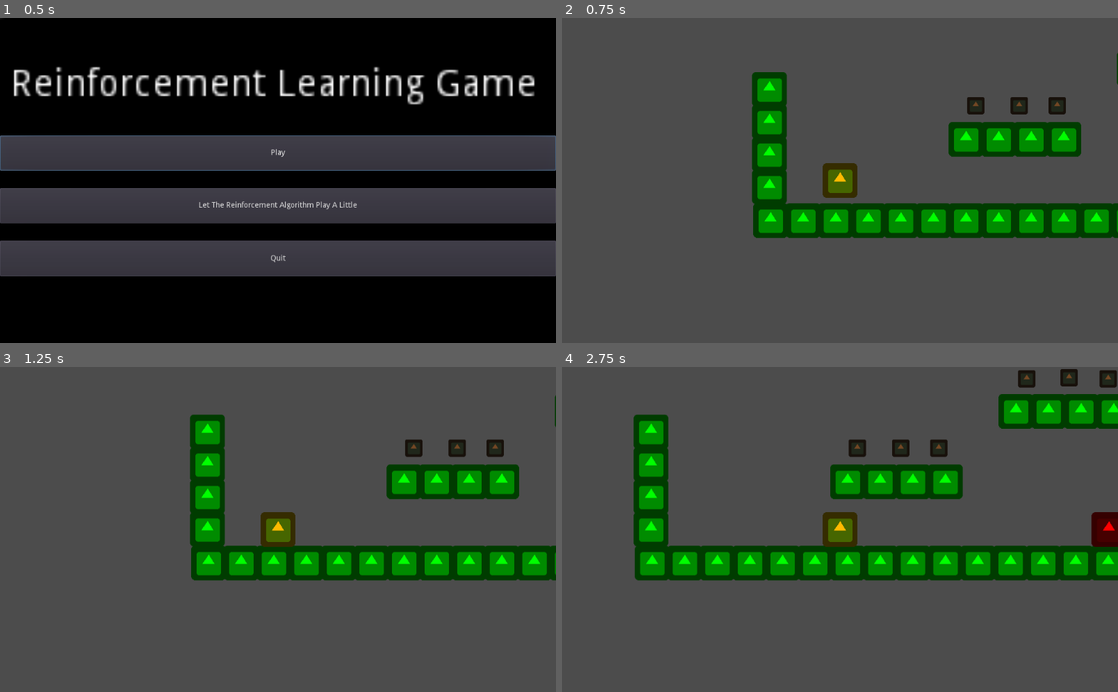
Above: before the commit, frames 1-4 (two rows, left to right).
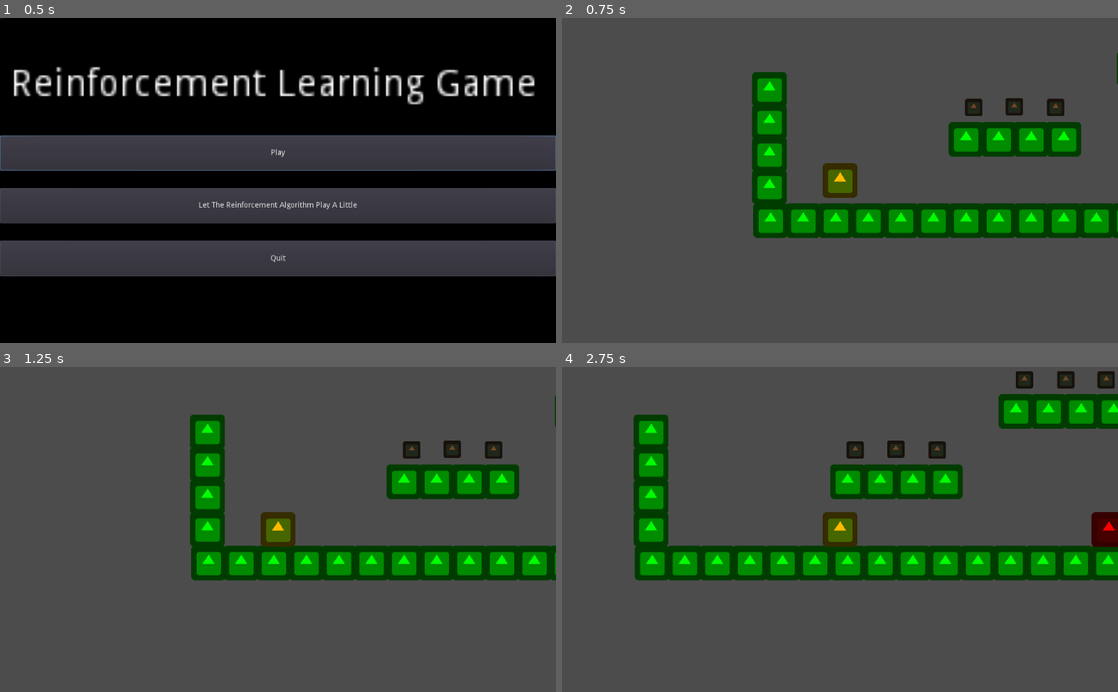
Above: after the commit, the same moments.

Repository: austinirvine/KUML-ReinforcementLearning
Game: Godot game, scene res://Title Screen.tscn
Same seed, same stepped clock (60 frames per second), same inputs: the game is played once before the commit and once after it. The engine's default icon, where the game draws it, is replaced by a stand-in: a white triangle on a blue panel in a dark square.
Inputs:
- Up to frame 1 (0.5 s): no input
- Up to frame 2 (0.75 s): click "Play" at 0.5 s
- Up to frame 3 (1.25 s): no input
- Up to frame 4 (2.75 s): tap Enter at 1.25 s; hold D from 1.28 s (still down); tap Shift at 1.35, 2.1 s; tap Space at 1.52, 2.27 s

Frame 1 is identical in both runs. In frame 2, 0.3% of the frame differs, in the area x 72-91%, y 24-31%; in frame 3, 0.3%; in frame 4, 0.6%, in the area x 51-100%, y 0-29%.

Commit message:
Add Book Spawns

Diff:
--- a/Rein-Forest/Game.tscn
+++ b/Rein-Forest/Game.tscn
@@ -2,7 +2,7 @@
 
 [ext_resource path="res://Game.gd" type="Script" id=1]
 [ext_resource path="res://scenes/environment/block.tscn" type="PackedScene" id=2]
-[ext_resource path="res://Book.tscn" type="PackedScene" id=3]
+[ext_resource path="res://BookSpawn.tscn" type="PackedScene" id=3]
 [ext_resource path="res://libraryDesk.tscn" type="PackedScene" id=4]
 [ext_resource path="res://Spawn.tscn" type="PackedScene" id=5]
 
@@ -143,25 +143,24 @@
 position = Vector2( 1200, 584 )
 
 [node name="books" type="Node" parent="."]
-editor/display_folded = true
 
-[node name="Book" parent="books" instance=ExtResource( 3 )]
-position = Vector2( 380, 370 )
+[node name="Book Spawn" parent="books" instance=ExtResource( 3 )]
+position = Vector2( 376.26, 373.636 )
 
-[node name="Book4" parent="books" instance=ExtResource( 3 )]
-position = Vector2( 692, 242 )
+[node name="Book Spawn5" parent="books" instance=ExtResource( 3 )]
+position = Vector2( 687.736, 243.972 )
 
-[node name="Book2" parent="books" instance=ExtResource( 3 )]
-position = Vector2( 460, 370 )
+[node name="Book Spawn2" parent="books" instance=ExtResource( 3 )]
+position = Vector2( 450.958, 372.227 )
 
-[node name="Book6" parent="books" instance=ExtResource( 3 )]
-position = Vector2( 770, 240 )
+[node name="Book Spawn4" parent="books" instance=ExtResource( 3 )]
+position = Vector2( 763.843, 243.972 )
 
-[node name="Book3" parent="books" instance=ExtResource( 3 )]
-position = Vector2( 530, 370 )
+[node name="Book Spawn3" parent="books" instance=ExtResource( 3 )]
+position = Vector2( 527.065, 373.636 )
 
-[node name="Book5" parent="books" instance=ExtResource( 3 )]
-position = Vector2( 842, 242 )
+[node name="Book Spawn6" parent="books" instance=ExtResource( 3 )]
+position = Vector2( 838.541, 243.972 )
 
 [node name="Desk" parent="." instance=ExtResource( 4 )]
 position = Vector2( 1200, 480 )
